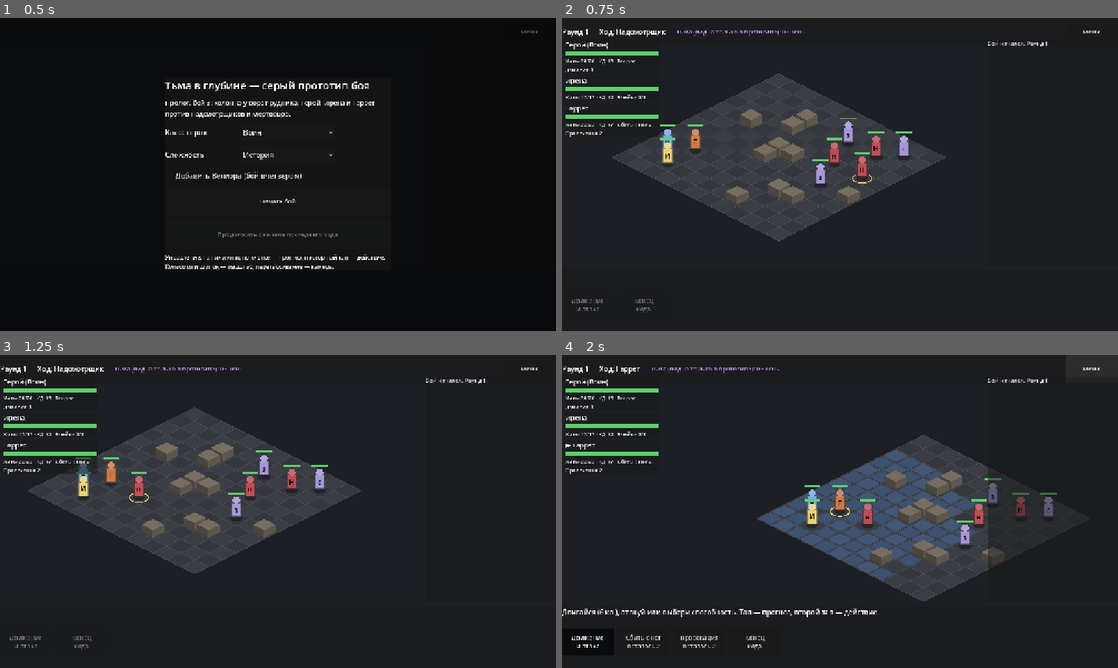
Above: before the commit, frames 1-4 (two rows, left to right).
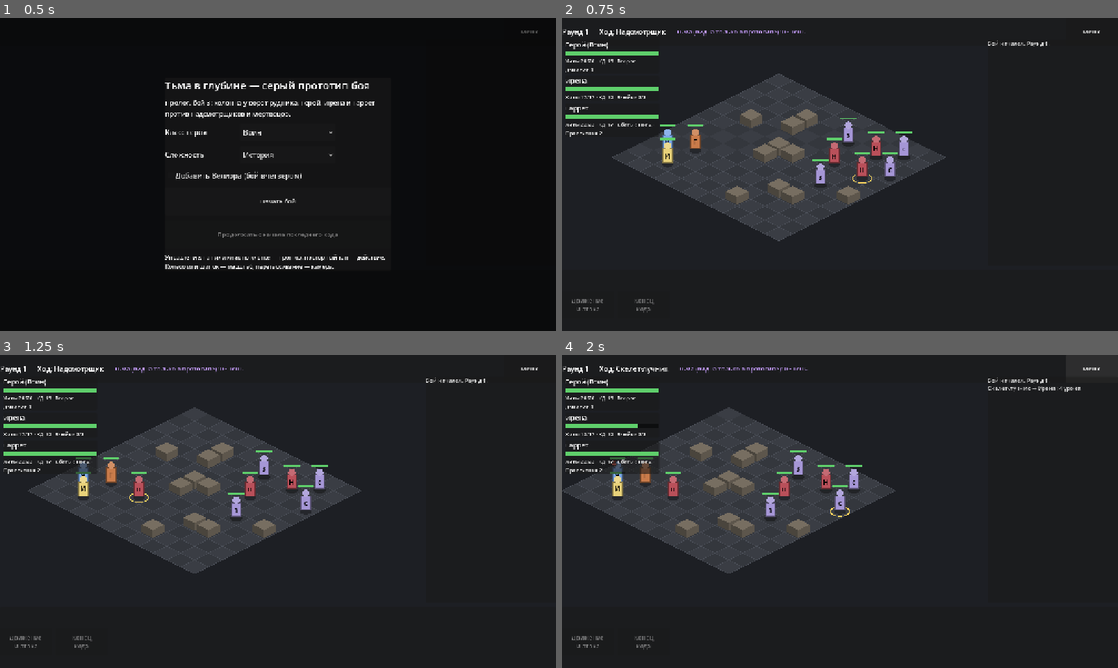
Above: after the commit, the same moments.

Repository: patrushev-varlog/tma-v-glubine
Game: Godot game, scene res://main.tscn
Two runs of this game, one before a commit and one after it. Both use one fixed random seed, a clock stepped at 60 frames per second and the inputs below.
Inputs:
- Up to frame 1 (0.5 s): no input
- Up to frame 2 (0.75 s): click "Начать бой" at 0.5 s
- Up to frame 3 (1.25 s): no input
- Up to frame 4 (2 s): click "Меню" at 1.25 s

Frame 1 is identical in both runs. In frame 2, 0.1% of the frame differs, in the area x 57-61%, y 42-51%; in frame 3, 0.1%; in frame 4, 28%, in the area x 0-95%, y 3-95%.

Commit message:
Make the prologue battle harder: smarter trial enemies, limited dark gifts
Trial enemies weigh kills, armour and fragile heroes, and avoid provoking
opportunity attacks. Dark gifts are limited to three per battle, matching
the +6 Darkness cap. The column battle gets a second skeleton archer.

Co-Authored-By: Claude Opus 5.5 (1M context) <noreply@anthropic.com>
Claude-Session: https://claude.ai/code/session_01MVJpw3uxscD1snG8NBsdZB

Diff:
--- a/prototypes/combat/scripts/main.gd
+++ b/prototypes/combat/scripts/main.gd
@@ -480,7 +480,9 @@
 		for aid in u.abilities:
 			var a := battle.ability(aid)
 			var text: String = a.name
-			if a.resource == "slot":
+			if a.get("dark", false):
+				text += "\nдаров за бой: %d" % battle.dark_gifts_left()
+			elif a.resource == "slot":
 				text += "\nячейка (%d)" % u.slots
 			elif a.resource == "use":
 				text += "\nосталось %d" % u.uses_left(aid)
--- a/prototypes/combat/scripts/rules/battle.gd
+++ b/prototypes/combat/scripts/rules/battle.gd
@@ -10,6 +10,8 @@
 const STORY_ENEMY_DAMAGE := 0.6
 const DARK_GIFT_COST := 2
 const DARK_BATTLE_CAP := 6
+## Тёмных даров за бой: столько же, сколько укладывается в потолок Тьмы.
+const DARK_GIFTS_PER_BATTLE := DARK_BATTLE_CAP / DARK_GIFT_COST
 
 var title := ""
 var width := 12
@@ -23,6 +25,7 @@
 var difficulty := "story"
 var darkness := 0
 var darkness_gained := 0
+var dark_gifts_used := 0
 var traps := {}
 var outcome := ""
 var log_lines: Array[String] = []
@@ -377,7 +380,13 @@
 		return false
 	if a.resource == "use" and u.uses_left(aid) <= 0:
 		return false
+	if a.get("dark", false) and dark_gifts_left() <= 0:
+		return false
 	return true
+
+
+func dark_gifts_left() -> int:
+	return DARK_GIFTS_PER_BATTLE - dark_gifts_used
 
 
 ## Допустимые цели способности: список клеток.
@@ -570,6 +579,7 @@
 
 
 func _add_darkness() -> void:
+	dark_gifts_used += 1
 	var gain := mini(DARK_GIFT_COST, DARK_BATTLE_CAP - darkness_gained)
 	if gain > 0:
 		darkness += gain
@@ -656,7 +666,7 @@
 		"units": units.map(func(u: Combatant) -> Dictionary: return u.to_dict()),
 		"order": Array(order), "turn_index": turn_index, "round": round_num,
 		"rng_seed": str(rng.seed), "rng_state": str(rng.state), "difficulty": difficulty,
-		"darkness": darkness, "darkness_gained": darkness_gained, "traps": tr, "outcome": outcome,
+		"darkness": darkness, "darkness_gained": darkness_gained, "dark_gifts_used": dark_gifts_used, "traps": tr, "outcome": outcome,
 	}
 
 
@@ -678,6 +688,7 @@
 	b.difficulty = d.difficulty
 	b.darkness = int(d.darkness)
 	b.darkness_gained = int(d.darkness_gained)
+	b.dark_gifts_used = int(d.get("dark_gifts_used", 0))
 	for t in d.traps:
 		b.traps[Vector2i(int(t[0]), int(t[1]))] = String(t[2])
 	b.outcome = d.outcome
--- a/prototypes/combat/scripts/rules/combat_ai.gd
+++ b/prototypes/combat/scripts/rules/combat_ai.gd
@@ -24,8 +24,11 @@
 			_move_toward(b, u, target, int(u.weapon.get("range", 1)))
 			in_range = _foes_in_range(b, u, int(u.weapon.get("range", 1)))
 		if not in_range.is_empty():
-			in_range.sort_custom(func(a: Combatant, c: Combatant) -> bool: return a.hp < c.hp)
-			b.attack(u, in_range[0])
+			if b.difficulty == "trial":
+				b.attack(u, _best_victim(b, u, in_range))
+			else:
+				in_range.sort_custom(func(a: Combatant, c: Combatant) -> bool: return a.hp < c.hp)
+				b.attack(u, in_range[0])
 		return
 	_approach_and_attack(b, u, target, func() -> void: b.attack(u, target))
 
@@ -35,6 +38,8 @@
 		var t := b.get_unit(u.taunted_by)
 		if t != null and t.conscious():
 			return t
+	if u.team == 1 and b.difficulty == "trial":
+		return _best_victim(b, u, b.foes_of(u))
 	var best: Combatant = null
 	for f in b.foes_of(u):
 		if best == null:
@@ -43,6 +48,34 @@
 		var df := Battle.dist(u.cell, f.cell)
 		var db := Battle.dist(u.cell, best.cell)
 		if df < db or (df == db and f.hp < best.hp):
+			best = f
+	return best
+
+
+## «Испытание»: враг выбирает, кого выгоднее бить. Ценит добивание, слабую броню
+## и хрупких героев; дальние цели дешевле, чем ближние, только если до них можно дойти.
+static func _best_victim(b: Battle, u: Combatant, candidates: Array[Combatant]) -> Combatant:
+	var best: Combatant = null
+	var best_score := -INF
+	var reach := int(u.weapon.get("range", 1)) if u.is_ranged() else u.reach()
+	for f in candidates:
+		if not f.conscious():
+			continue
+		var p := b.attack_preview(u, f)
+		var score: float = p.expected / maxf(f.hp, 1.0) * 10.0
+		if p.max >= f.hp:
+			score += 4.0 * p.chance
+		score += (16.0 - f.max_hp) * 0.25
+		var steps := maxi(0, Battle.dist(u.cell, f.cell) - reach)
+		if steps > 0 and not u.is_ranged():
+			# Уход от героя рядом провоцирует атаку — умный враг этого избегает.
+			for g in b.foes_of(u):
+				if g != f and not g.reaction_used and not g.is_ranged() and Battle.dist(u.cell, g.cell) <= g.reach():
+					score -= 3.0
+		if steps > u.speed_left:
+			score -= 2.0 + float(steps - u.speed_left) * 0.8
+		if score > best_score:
+			best_score = score
 			best = f
 	return best
 
@@ -67,6 +100,8 @@
 		var score := (0 if d <= want_range else d * 10) + int(reach[c].cost)
 		if want_range > 1 and d <= 1:
 			score += 50
+		if u.team == 1 and b.difficulty == "trial" and c != u.cell:
+			score += b.count_opportunity(u, b.path_to(u, c, reach)) * 15
 		if score < best_score:
 			best_score = score
 			best_cell = c
@@ -111,12 +146,12 @@
 		_caster_turn(b, u, target, use_dark)
 		return
 	if u.abilities.has("sacred_flame") and Battle.dist(u.cell, target.cell) > 1:
-		var spell := "wither" if use_dark and u.abilities.has("wither") else "sacred_flame"
+		var spell := "wither" if use_dark and b.can_use(u, "wither") else "sacred_flame"
 		if b.ability_targets(u, spell).has(target.cell):
 			b.use_ability(u, spell, target.cell)
 			return
 	var aid := ""
-	if use_dark and u.abilities.has("cursed_blade"):
+	if use_dark and b.can_use(u, "cursed_blade"):
 		aid = "cursed_blade"
 	elif u.abilities.has("trip") and b.can_use(u, "trip"):
 		aid = "trip"
@@ -158,7 +193,7 @@
 		b.use_ability(u, "thunderwave", u.cell)
 		return
 	var spell := "fire_bolt"
-	if use_dark and u.abilities.has("life_drain"):
+	if use_dark and b.can_use(u, "life_drain"):
 		spell = "life_drain"
 	elif b.can_use(u, "magic_missile") and target.hp > 6:
 		spell = "magic_missile"
--- a/prototypes/combat/scripts/rules/content.gd
+++ b/prototypes/combat/scripts/rules/content.gd
@@ -161,8 +161,10 @@
 		make_enemy("zombie", 1),
 		make_enemy("zombie", 2),
 		make_enemy("skeleton_archer", 1),
+		make_enemy("skeleton_archer", 2),
 	]
-	var enemy_cells := [Vector2i(9, 2), Vector2i(8, 4), Vector2i(10, 4), Vector2i(7, 2), Vector2i(9, 6), Vector2i(10, 1)]
+	var enemy_cells := [Vector2i(9, 2), Vector2i(8, 4), Vector2i(10, 4), Vector2i(7, 2), Vector2i(9, 6), Vector2i(10, 1),
+		Vector2i(11, 3)]
 	for i in enemies.size():
 		enemies[i].cell = enemy_cells[i]
 	var obstacles: Array[Vector2i] = [
--- a/prototypes/combat/tests/run_tests.gd
+++ b/prototypes/combat/tests/run_tests.gd
@@ -17,6 +17,7 @@
 	test_victory()
 	test_story_scaling()
 	test_darkness_cap()
+	test_trial_enemies_pick_fragile()
 	test_trap()
 	test_save_roundtrip()
 	test_simulation_terminates()
@@ -169,10 +170,29 @@
 	z.max_hp = 999
 	z.hp = 999
 	var b := arena([h, z])
+	var used := 0
 	for i in 4:
 		h.action_used = false
-		b.use_ability(h, "life_drain", z.cell)
+		if b.use_ability(h, "life_drain", z.cell):
+			used += 1
 	check(b.darkness == 6 and b.darkness_gained == 6, "за бой не больше 6 Тьмы")
+	check(used == 3 and not b.can_use(h, "life_drain"), "не больше трёх тёмных даров за бой")
+	check(b.can_use(h, "fire_bolt"), "обычные заклинания после даров доступны")
+
+
+func test_trial_enemies_pick_fragile() -> void:
+	var w := Content.make_hero("wizard")
+	var g := Content.make_companion("garret")
+	var o := Content.make_enemy("overseer", 1)
+	o.cell = Vector2i(4, 0)
+	g.cell = Vector2i(3, 0)
+	w.cell = Vector2i(6, 0)
+	var b := arena([g, w, o])
+	b.difficulty = "trial"
+	o.speed_left = o.speed
+	check(CombatAI._pick_target(b, o) == w, "на «Испытании» враг идёт к хрупкому волшебнику")
+	b.difficulty = "story"
+	check(CombatAI._pick_target(b, o) == g, "на «Истории» враг бьёт ближайшего")
 
 
 func test_trap() -> void:
Not shown, changed: DESIGN.md
Not shown, changed: prototypes/combat/README.md
